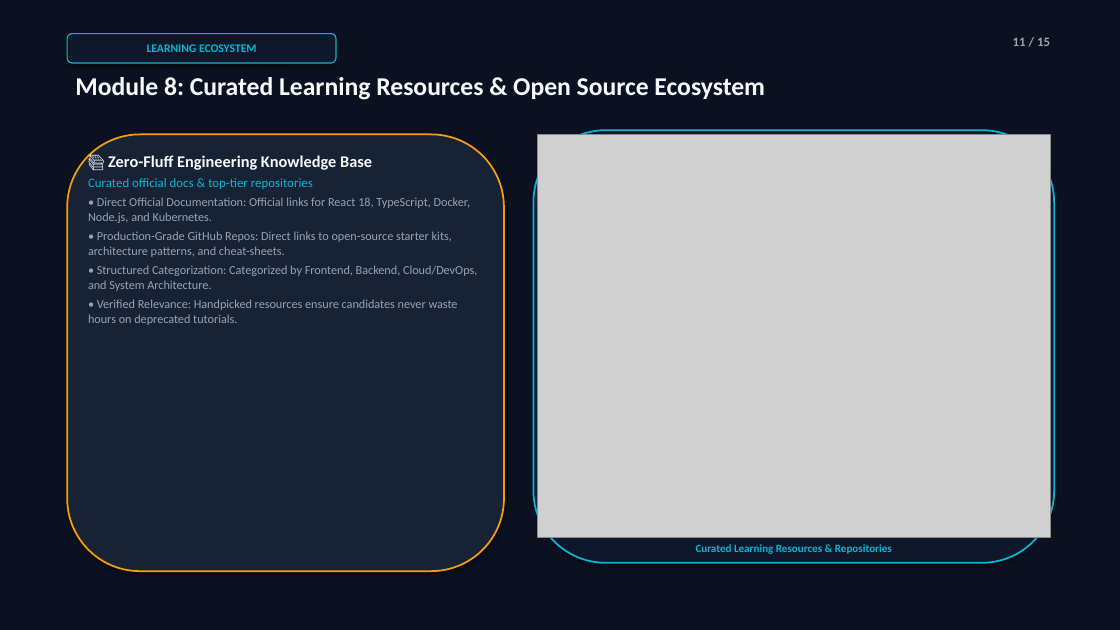
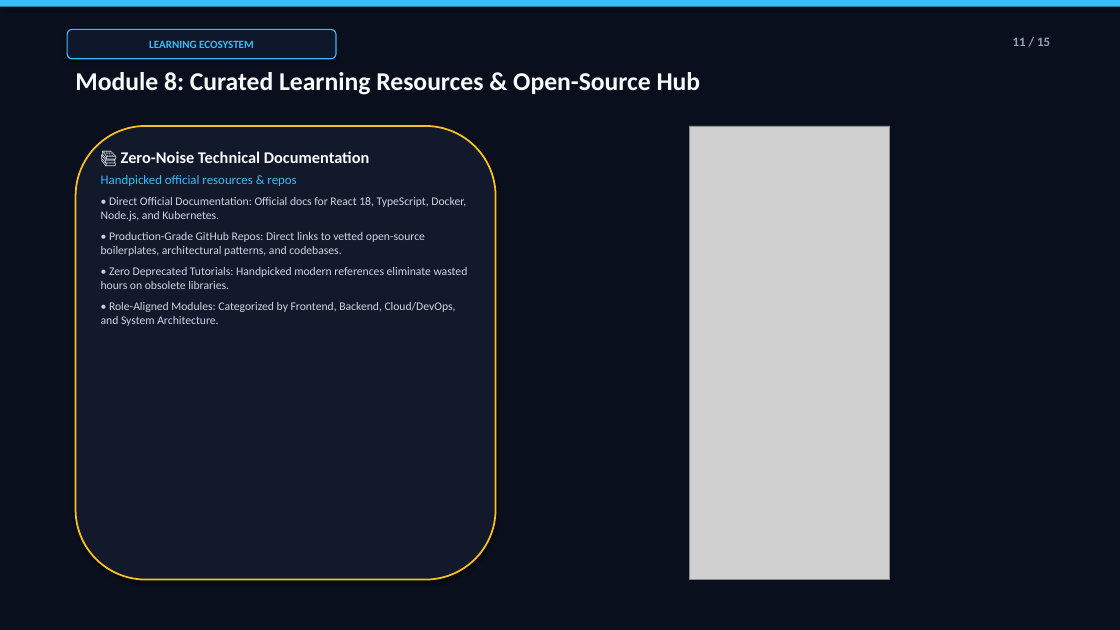
Before and after one commit to raj40870-pixel/Ai-skill-, a slide deck: slide 11 of The_Hustlers_Career_Nav_AI_Presentation.pptx. Drawn at 1120x630 pixels with LibreOffice and Linux fonts; fonts in the diff are those of the drawing; grey boxes stand for pictures. Boxes give left, top, right and bottom in pixels: in the first picture for what was removed or moved away, otherwise in the second. Text is boxed around its words. In the diff, an @@ line names an element or a change of style, - is before the commit and + after.

Commit message:
docs(presentation): upgrade pitch deck with high-definition browser & smartphone device mockups and non-distorted aspect ratios

```diff
--- a/The_Hustlers_Career_Nav_AI_Presentation.pptx
+++ b/The_Hustlers_Career_Nav_AI_Presentation.pptx
@@ rectangle at (x1=0, y1=0, x2=1120, y2=630): fill #0B1120 to #0A0F1D @@
@@ rectangle added at (x1=0, y1=0, x2=1120, y2=7), fill #38BDF8 @@
@@ rounded rectangle "LEARNING ECOSYSTEM" moved from (x1=67, y1=34, x2=336, y2=63) to (x1=67, y1=29, x2=336, y2=59) @@
@@ rounded rectangle "LEARNING ECOSYSTEM" at (x1=67, y1=29, x2=336, y2=59): size 10 to 9.5 pt, text colour #06B6D4 to #38BDF8; outline #06B6D4 1 pt to #38BDF8 1 pt @@
@@ text at (x1=75, y1=72, x2=701, y2=95): text changed @@
-Module 8: Curated Learning Resources & Open Source Ecosystem
+Module 8: Curated Learning Resources & Open-Source Hub
@@ rounded rectangle resized from (x1=67, y1=134, x2=504, y2=571) to (x1=76, y1=126, x2=496, y2=580) @@
@@ rounded rectangle at (x1=76, y1=126, x2=496, y2=580): fill #182235 to #12192B; outline #F59E0B 1.5 pt to #FBBF24 1.5 pt @@
@@ rounded rectangle removed at (x1=534, y1=130, x2=1054, y2=563) @@
@@ picture resized from (x1=538, y1=134, x2=1050, y2=538) to (x1=690, y1=126, x2=891, y2=580) @@
@@ text at (x1=101, y1=151, x2=468, y2=326): text changed; size 10.5 to 10 pt; text colour #94A3B8 to #CBD5E1 @@
-📚 Zero-Fluff Engineering Knowledge Base
-Curated official docs & top-tier repositories
-• Direct Official Documentation: Official links for React 18, TypeScript, Docker, Node.js, and Kubernetes.
-• Production-Grade GitHub Repos: Direct links to open-source starter kits, architecture patterns, and cheat-sheets.
-• Structured Categorization: Categorized by Frontend, Backend, Cloud/DevOps, and System Architecture.
-• Verified Relevance: Handpicked resources ensure candidates never waste hours on deprecated tutorials.
+📚 Zero-Noise Technical Documentation
+Handpicked official resources & repos
+• Direct Official Documentation: Official docs for React 18, TypeScript, Docker, Node.js, and Kubernetes.
+• Production-Grade GitHub Repos: Direct links to vetted open-source boilerplates, architectural patterns, and codebases.
+• Zero Deprecated Tutorials: Handpicked modern references eliminate wasted hours on obsolete libraries.
+• Role-Aligned Modules: Categorized by Frontend, Backend, Cloud/DevOps, and System Architecture.
@@ text removed at (x1=696, y1=544, x2=892, y2=554) @@
-Curated Learning Resources & Repositories
```
Also in this commit, not shown: 12 other slides changed, 2 slides added, 2 slides removed, 15 other files.
